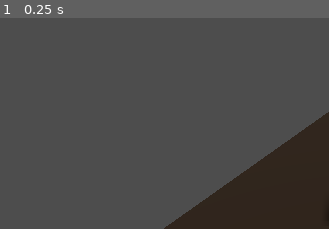
Above: before the commit, frame 1.
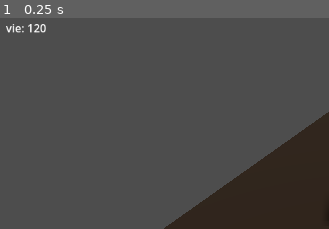
Above: after the commit, the same moment.

Repository: ugo-ironwick/amberfall
Game: Godot game, scene res://ironwick.tscn
The game is run twice, just before and just after one commit, with the same random seed, the same clock (stepped at 60 frames per second) and the same inputs.
Inputs:
- Up to frame 1 (0.25 s): no input
The pictures show only the part of the screen within x 0-50%, y 0-50%; the shares and areas given below are measured in that part.

The runs differ from the first frame. In frame 1, 0.3% of the frame differs, in the area x 1-14%, y 2-8%.

Commit message:
Ajout des points_de_vie

Diff:
--- a/devGodot/ironwick.tscn
+++ b/devGodot/ironwick.tscn
@@ -61,3 +61,12 @@
 [node name="Light" type="DirectionalLight3D" parent="." unique_id=1461919008]
 transform = Transform3D(0.72657466, -0.2882003, 0.62372255, 0, 0.9077775, 0.4194521, -0.6870875, -0.30476326, 0.65956813, 30.242767, 33.96875, 33.551147)
 shadow_enabled = true
+
+[node name="HUD" type="CanvasLayer" parent="." unique_id=2001131028]
+
+[node name="Stat" type="Label" parent="HUD" unique_id=1619549564]
+custom_minimum_size = Vector2(300, 100)
+offset_left = 10.0
+offset_top = 10.0
+offset_right = 50.0
+offset_bottom = 33.0
--- a/devGodot/joueur.gd
+++ b/devGodot/joueur.gd
@@ -1,9 +1,15 @@
 extends CharacterBody3D
 
+var points_de_vie = 120
+var ambre = 247
+var lueurs = 8
 
 const SPEED = 5.0
 const JUMP_VELOCITY = 4.5
 
+func _ready():
+	var label = $"../HUD/Stat"
+	label.text = "vie: " + str(points_de_vie)
 
 func _physics_process(delta: float) -> void:
 	# Add the gravity.
